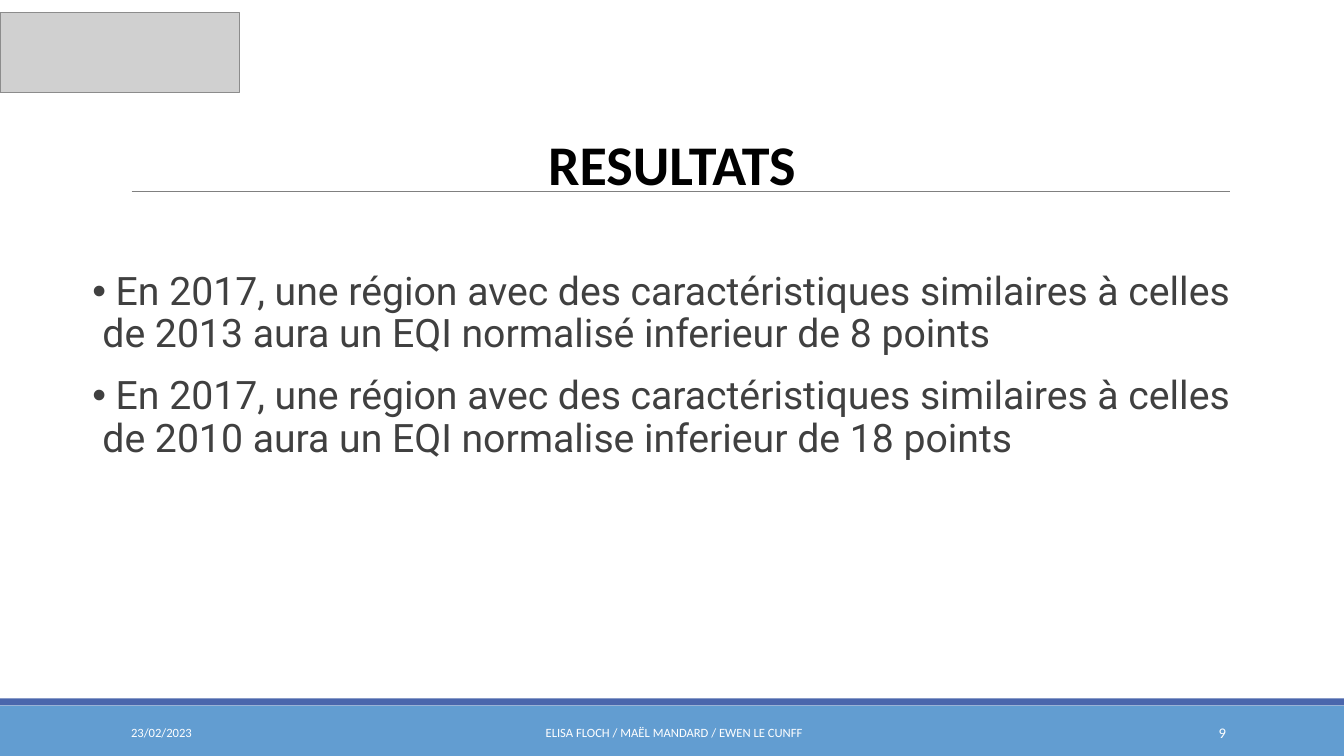
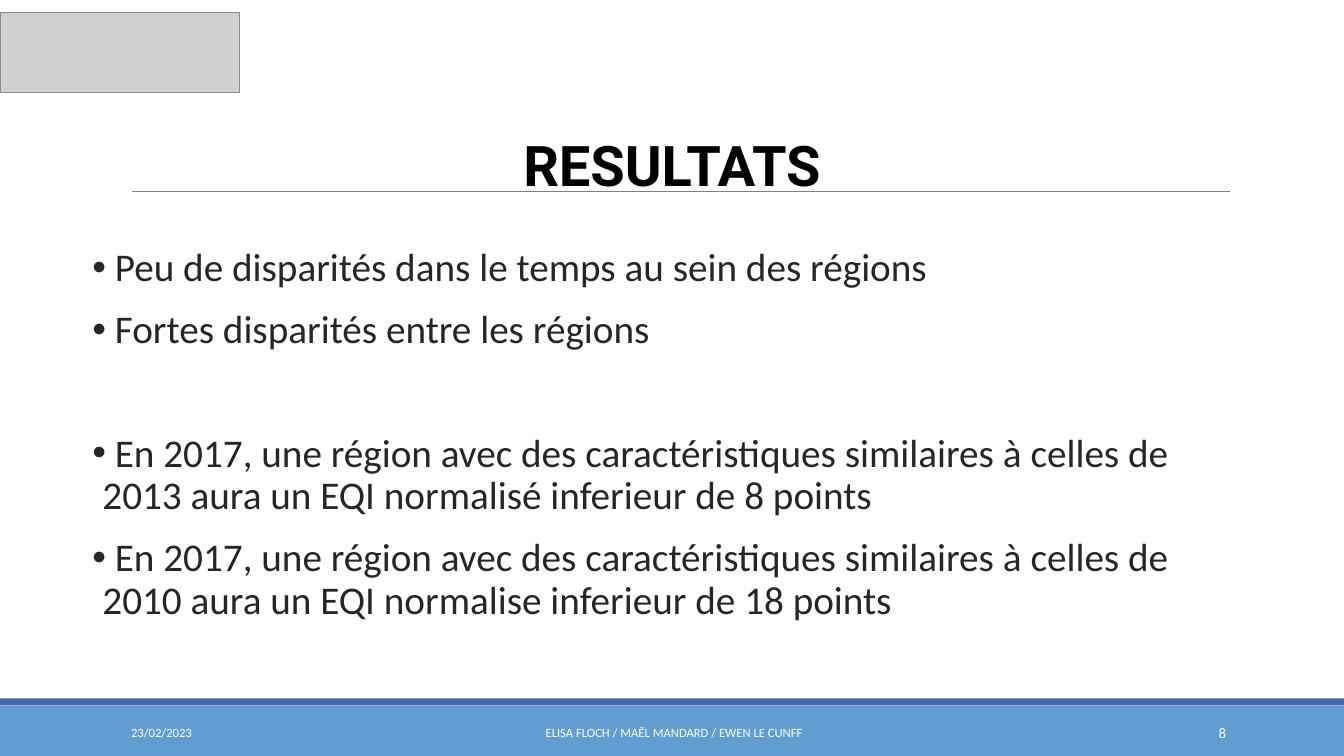
Before and after one commit to elecunff/ProjetEconometrie_Mandard_Floch_LeCunff, a slide deck: slide 8 of Présentation/Présentation_orale.pptx (slide 9 before the commit). Drawn at 1344x756 pixels with LibreOffice and Linux fonts; fonts in the diff are those of the drawing; grey boxes stand for pictures. Boxes give left, top, right and bottom in pixels: in the first picture for what was removed or moved away, otherwise in the second. Text is boxed around its words. In the diff, an @@ line names an element or a change of style, - is before the commit and + after.

```diff
--- a/Présentation/Présentation_orale.pptx
+++ b/Présentation/Présentation_orale.pptx
@@ text "RESULTATS" at [523,145,820,192]: font Calibri to Roboto @@
@@ text "Peu de disparités dans le ...": place and size @@
-text "Peu de disparités dans le ..." at [102,275,1229,460]
+text "Peu de disparités dans le ..." at [102,253,1168,621]
@@ text at [115,253,927,350]: paragraphs added @@
+• Peu de disparités dans le temps au sein des régions
+• Fortes disparités entre les régions
@@ text at [102,439,1168,621]: font Roboto to Calibri, text colour #404040 to #262626 in "En 2017, une région avec des caractéristiques ...", "En 2017, une région avec des caractéristiques ..." @@
@@ page number at [1219,728,1226,738]: text changed @@
-9
+8
```
Also in this commit, not shown: 7 other slides changed, 1 slide removed.
